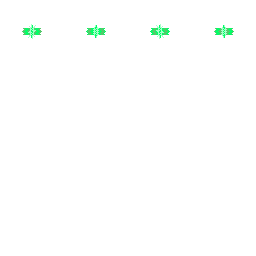
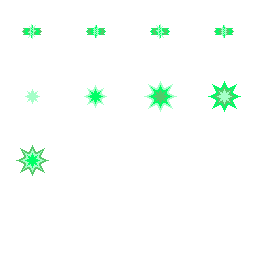
Revision of a layered 256px x 256px image; what changed, layer by layer:
added layer "Capa 24" above "Capa 18" over (16, 81, 241, 176)
